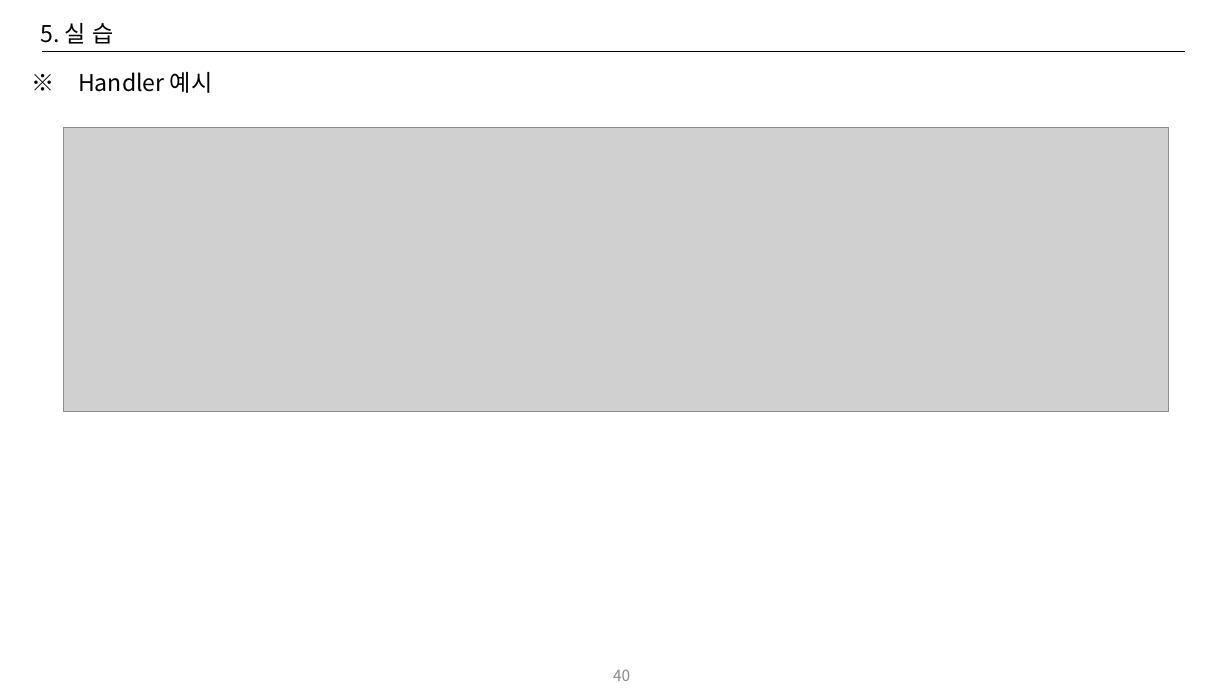
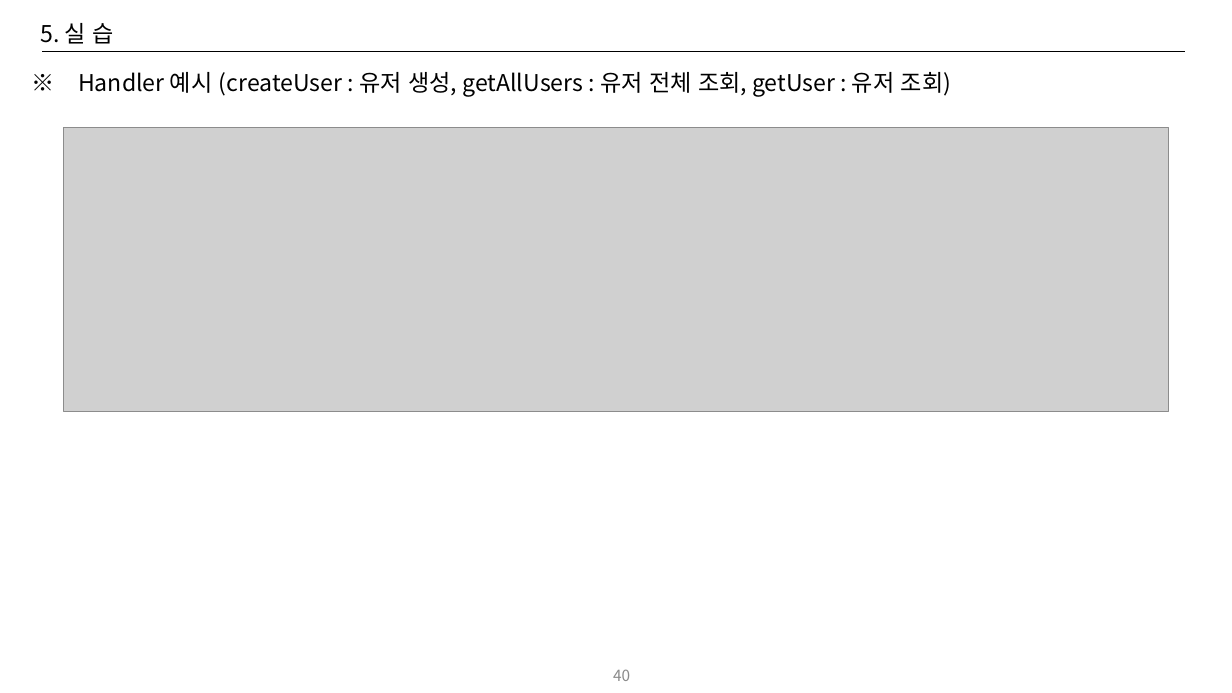
Before and after one commit to CYEOL2/webflux_example, a slide deck: slide 40 of doc/Reactive Programing 교육자료_20250714_v02.pptx. Drawn at 1232x693 pixels with LibreOffice and Linux fonts; fonts in the diff are those of the drawing; grey boxes stand for pictures. Boxes give left, top, right and bottom in pixels: in the first picture for what was removed or moved away, otherwise in the second. Text is boxed around its words. In the diff, an @@ line names an element or a change of style, - is before the commit and + after.

```diff
--- a/doc/Reactive Programing 교육자료_20250714_v02.pptx
+++ b/doc/Reactive Programing 교육자료_20250714_v02.pptx
@@ text at (x1=78, y1=72, x2=951, y2=97): text changed @@
-※ Handler 예시
+※ Handler 예시 (createUser : 유저 생성, getAllUsers : 유저 전체 조회, getUser : 유저 조회)
```
Also in this commit, not shown: 16 other slides changed, 3 slides added, 2 slides removed, 4 other files.
